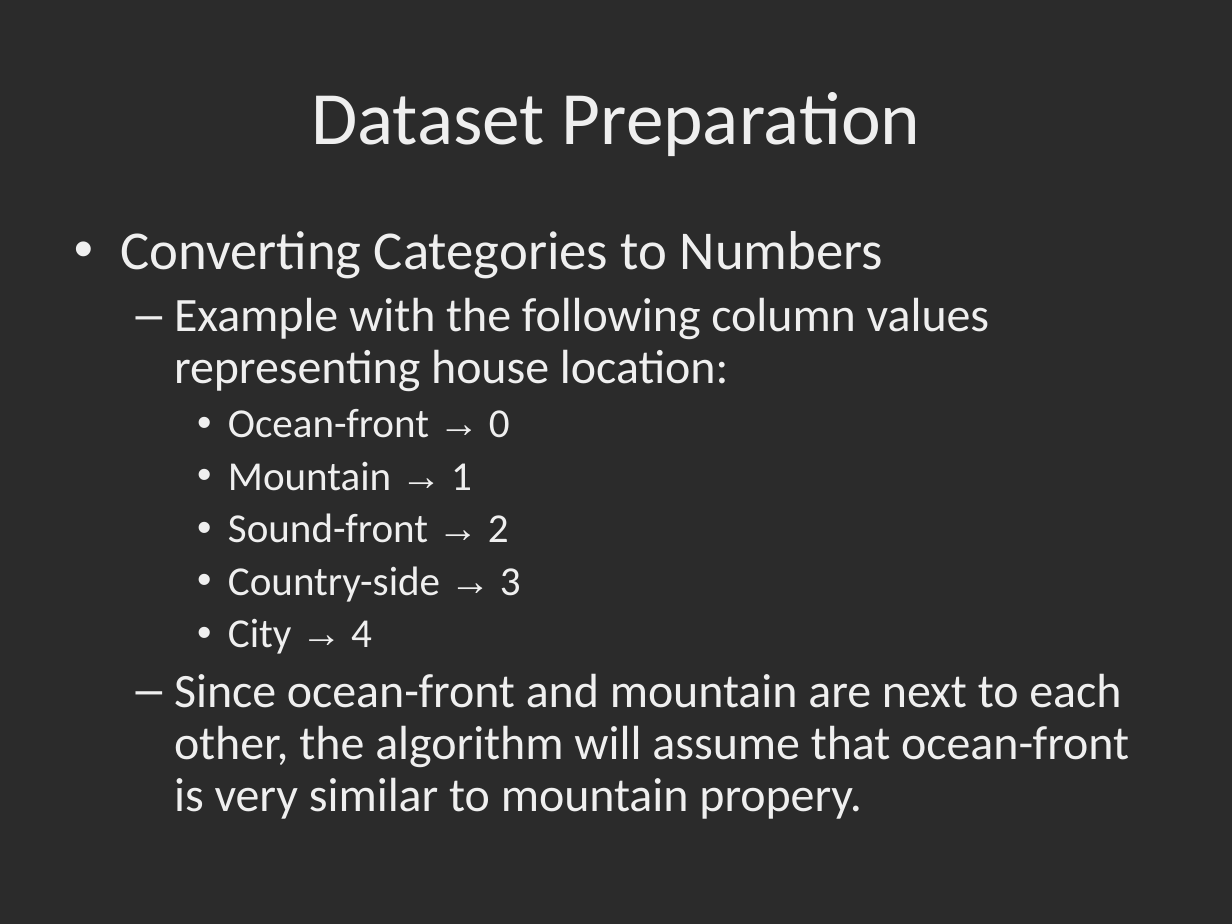
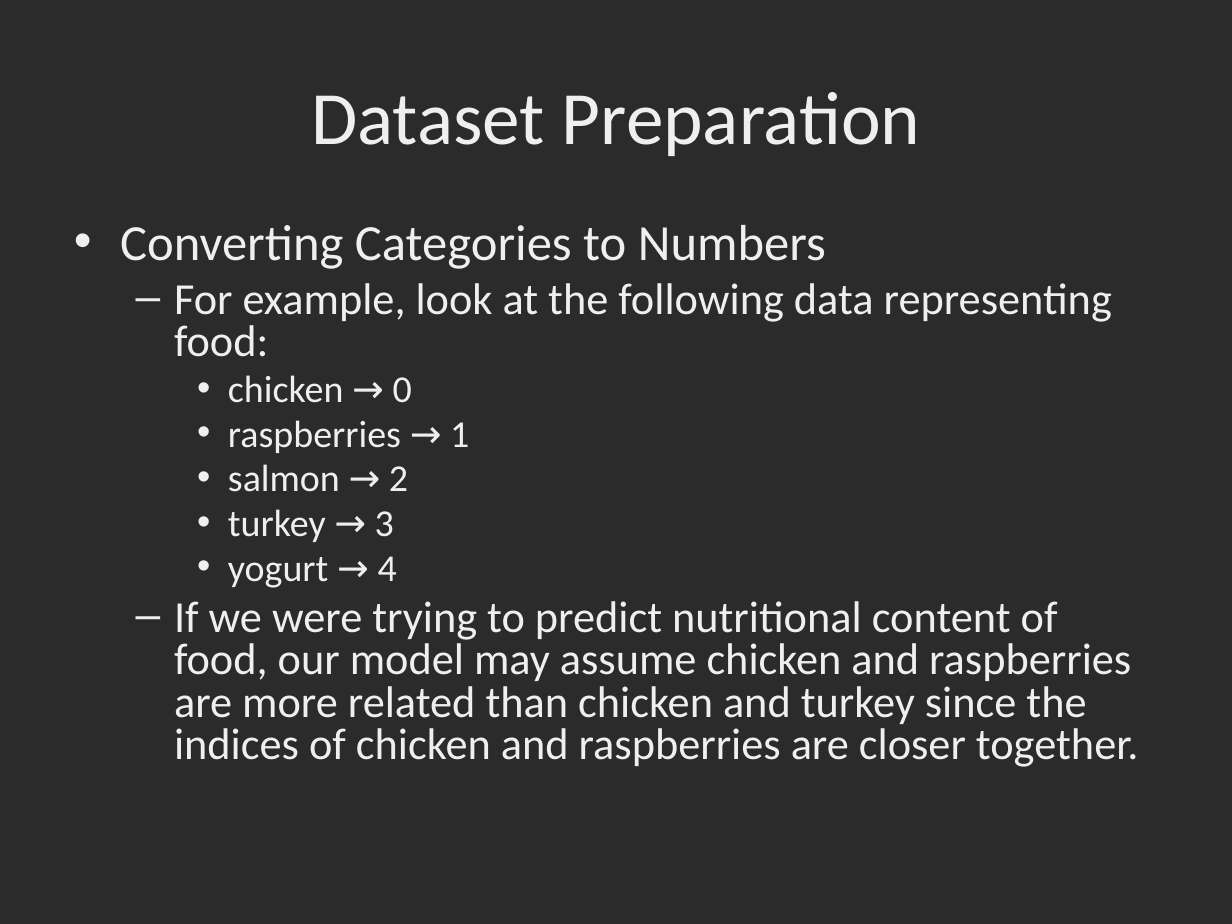
Before and after one commit to dbowmans46/PracticalProgramming, a slide deck: slide 148 of Session 7 - Python/Instructional Material/Session 7 - Python Brief Intro to Machine Learning with Scikit Learn.odp (slide 146 before the commit). Drawn at 1232x924 pixels with LibreOffice and Linux fonts; fonts in the diff are those of the drawing; background and template pictures are left out; a plain dark background stands for a picture behind light text. Boxes give left, top, right and bottom in pixels: in the first picture for what was removed or moved away, otherwise in the second. Text is boxed around its words. In the diff, an @@ line names an element or a change of style, - is before the commit and + after.

Commit message:
String category encoding slides and example code added.  Started slides on adding missing data.

```diff
--- a/Session 7 - Python/Instructional Material/Session 7 - Python Brief Intro to Machine Learning with Scikit Learn.odp
+++ b/Session 7 - Python/Instructional Material/Session 7 - Python Brief Intro to Machine Learning with Scikit Learn.odp
@@ text at [120,225,826,269]: size 32 to 29.6 pt in "Converting Categories to Numbers"; line spacing 0.9 to 0.8 @@
@@ text at [174,283,1138,767]: text changed; size 28 to 25.9 pt @@
-  – Example with the following column values representing house location:
-    • Ocean-front → 0
-    • Mountain → 1
-    • Sound-front → 2
-    • Country-side → 3
-    • City → 4
-  – Since ocean-front and mountain are next to each other, the algorithm will assume that ocean-front is very similar to mountain propery.
+  – For example, look at the following data representing food:
+    • chicken → 0
+    • raspberries → 1
+    • salmon → 2
+    • turkey → 3
+    • yogurt → 4
+  – If we were trying to predict nutritional content of food, our model may assume chicken and raspberries are more related than chicken and turkey since the indices of chicken and raspberries are closer together.
```
Also in this commit, not shown: 8 other slides changed, 5 slides added, 1 slide removed, 1 other file.
